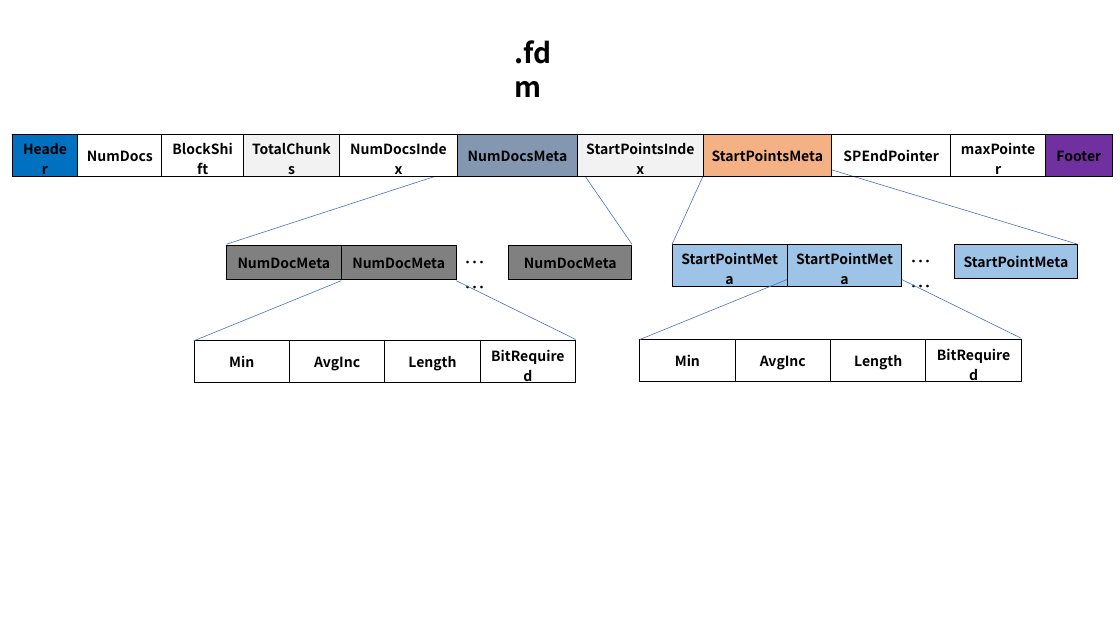
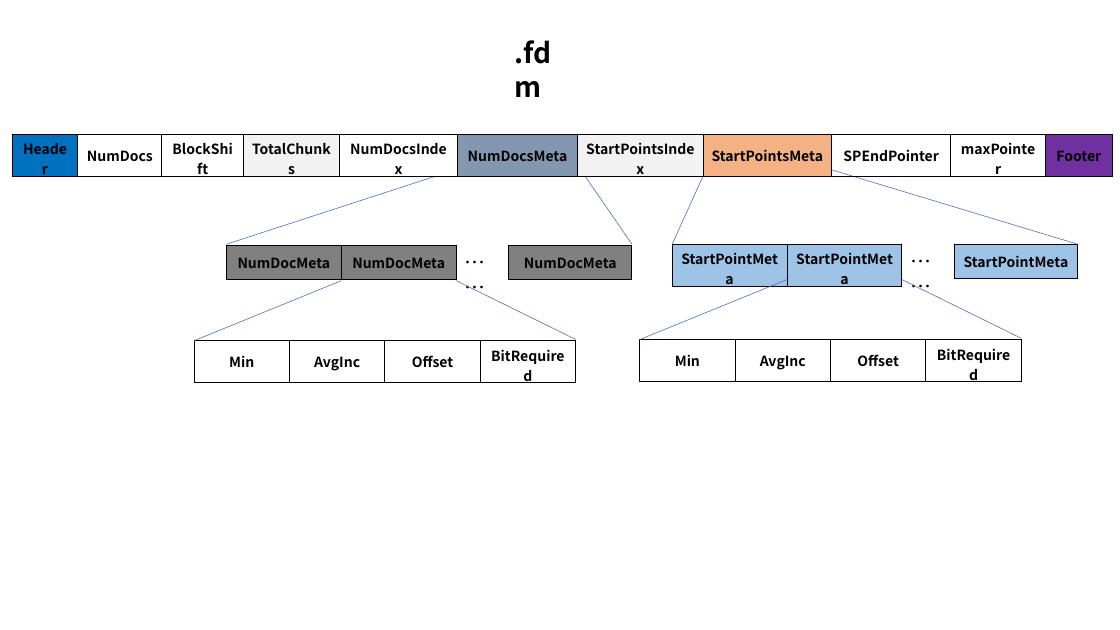
Before and after one commit to LuXugang/Lucene-7.x-9.x, a slide deck: slide 19 of blog/Lucene/Index/索引文件的生成/索引文件的生成（二十四）/fdx&&fdt&&fdm.pptx. Drawn at 1120x630 pixels with LibreOffice and Linux fonts; fonts in the diff are those of the drawing. Boxes give left, top, right and bottom in pixels: in the first picture for what was removed or moved away, otherwise in the second. Text is boxed around its words. In the diff, an @@ line names an element or a change of style, - is before the commit and + after.

```diff
--- a/blog/Lucene/Index/索引文件的生成/索引文件的生成（二十四）/fdx&&fdt&&fdm.pptx
+++ b/blog/Lucene/Index/索引文件的生成/索引文件的生成（二十四）/fdx&&fdt&&fdm.pptx
@@ table at bbox=[194, 341, 577, 376] @@
-row 1, column 3: Length
+row 1, column 3: Offset
@@ table at bbox=[640, 339, 1023, 374] @@
-row 1, column 3: Length
+row 1, column 3: Offset
```
Also in this commit, not shown: 2 other slides changed, 32 other files.
